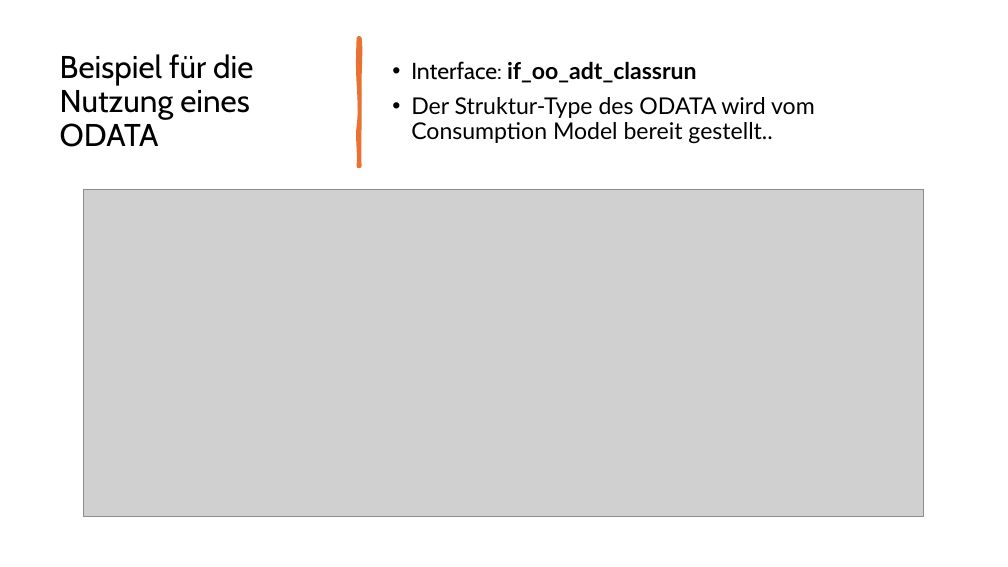
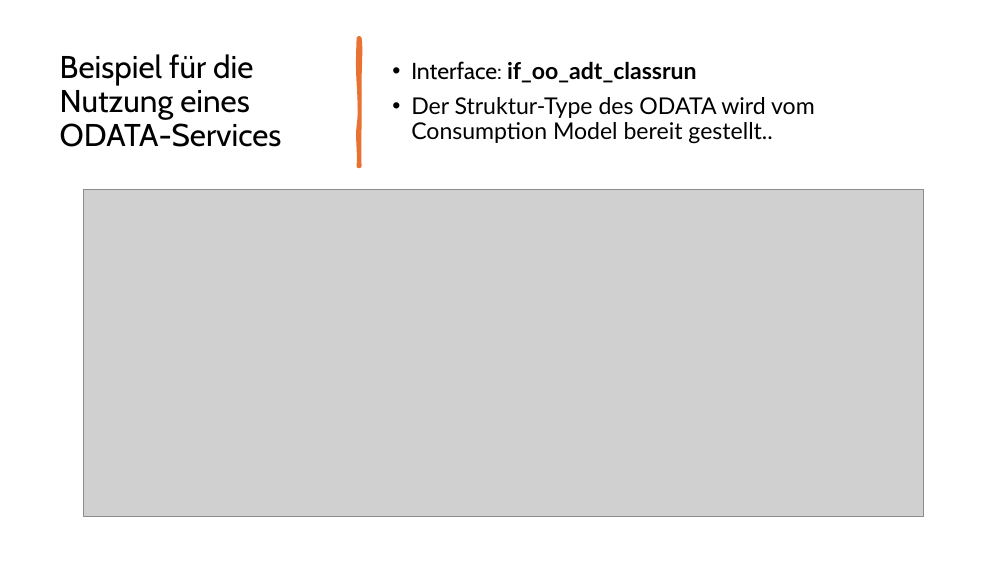
Before and after one commit to MatLange/Schulung, a slide deck: slide 8 of RAP Presentationen/Tag4.2 - UnmanagedQuery_DE.pptx (slide 7 before the commit). Drawn at 1008x567 pixels with LibreOffice and Linux fonts; fonts in the diff are those of the drawing; grey boxes stand for pictures. Boxes give left, top, right and bottom in pixels: in the first picture for what was removed or moved away, otherwise in the second. Text is boxed around its words. In the diff, an @@ line names an element or a change of style, - is before the commit and + after.

```diff
--- a/RAP Presentationen/Tag4.2 - UnmanagedQuery_DE.pptx
+++ b/RAP Presentationen/Tag4.2 - UnmanagedQuery_DE.pptx
@@ title at (60,54,282,147): text changed @@
-Beispiel für die Nutzung eines ODATA
+Beispiel für die Nutzung eines ODATA-Services
```
Also in this commit, not shown: 7 other slides changed, 4 slides added, 1 slide removed.
